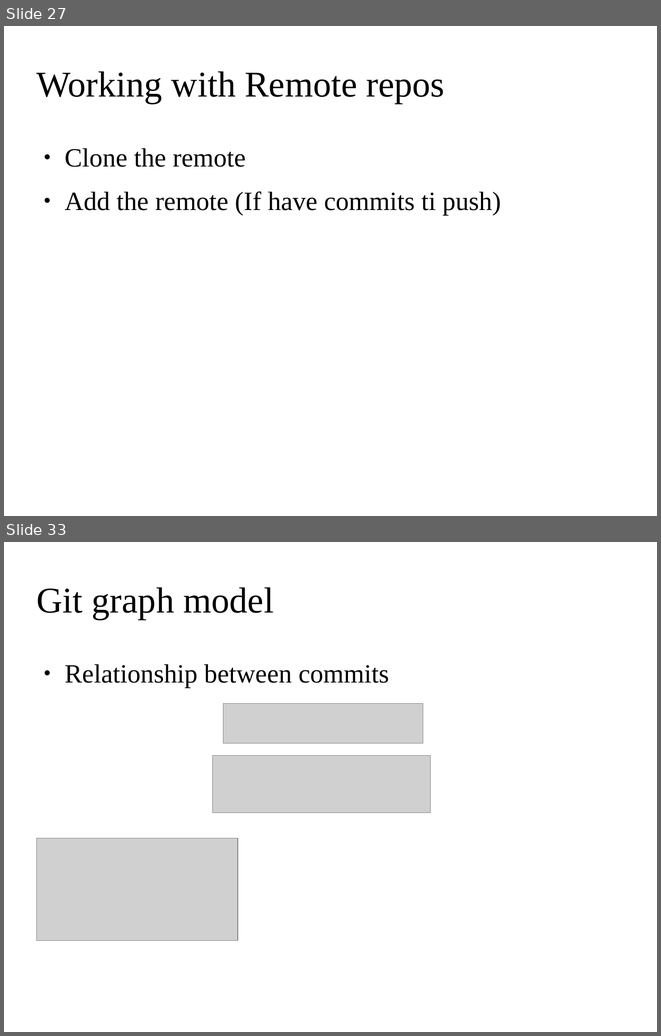
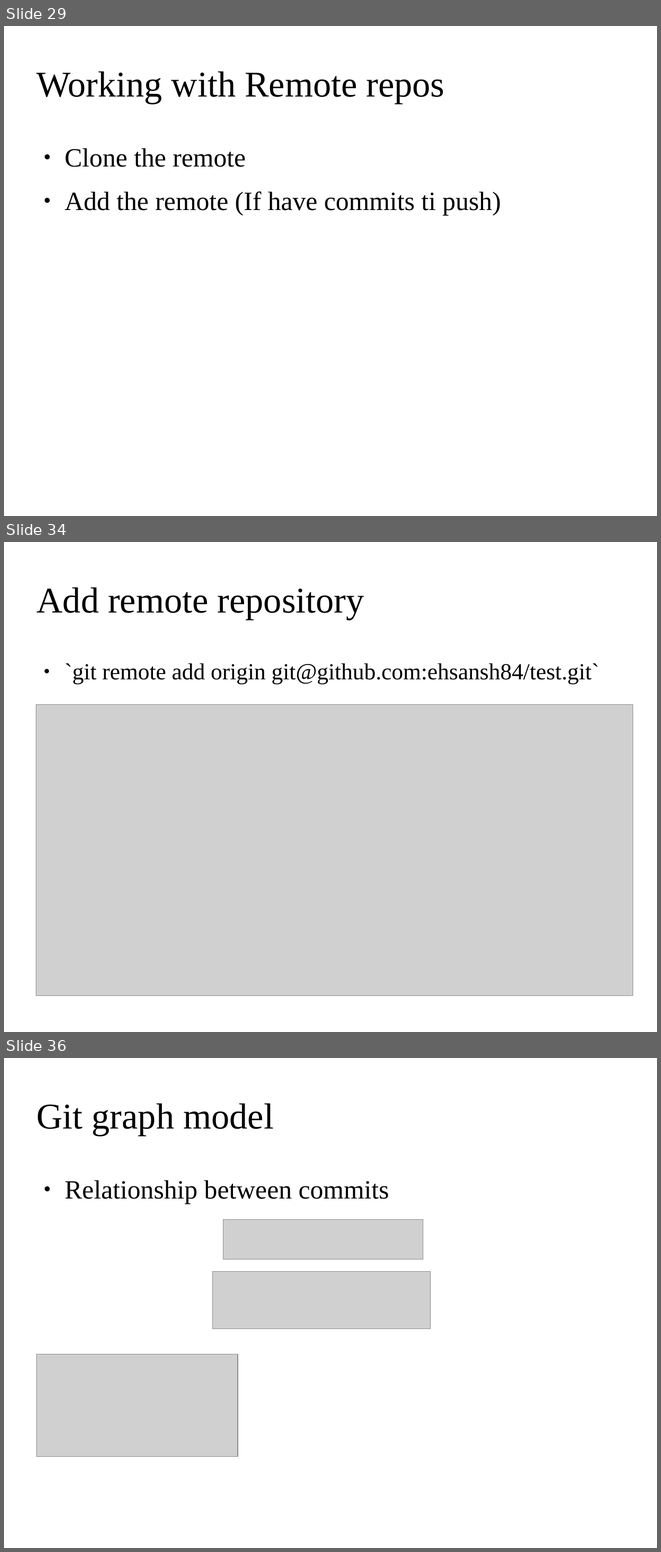
Before and after one commit to ehsansh84/git-tutorial, a slide deck: git.odp. Shown one above the other, each under a label of ours: slides 27 and 33 before the commit, slides 29, 34 and 36 after it; the slides between them are not shown. The pictures are 661x1036 and 661x1552 pixels, drawn with LibreOffice and Linux fonts; fonts in the diff are those of the drawing; grey boxes stand for pictures; background and template pictures are left out. Boxes give left, top, right and bottom in pixels: in the first picture for what was removed or moved away, otherwise in the second. Text is boxed around its words. In the diff, an @@ line names an element or a change of style, - is before the commit and + after.

```diff
--- a/git.odp
+++ b/git.odp
@@ slide 34 added at (4, 542, 657, 1032), background picture (left out) @@
@@ title added at (37, 587, 364, 620), 44 pt, text #000000 @@
+Add remote repository
@@ text added at (64, 663, 599, 684), 28 pt, text #000000 @@
+● `git remote add origin git@github.com:ehsansh84/test.git`
@@ picture added at (36, 704, 633, 995) @@
@@ what was slide 27 is now slide 29 @@
@@ what was slide 33 is now slide 36 @@
```
Also in this commit, not shown: 25 slides changed, 2 other slides added.
